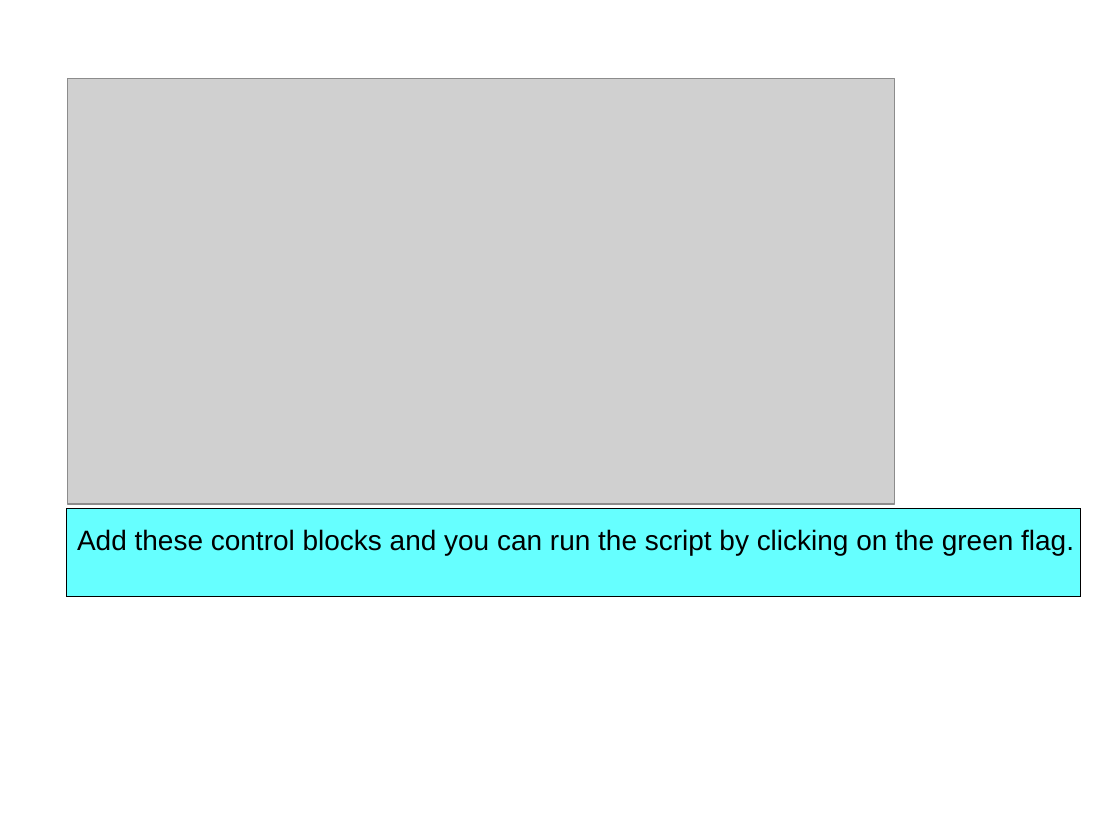
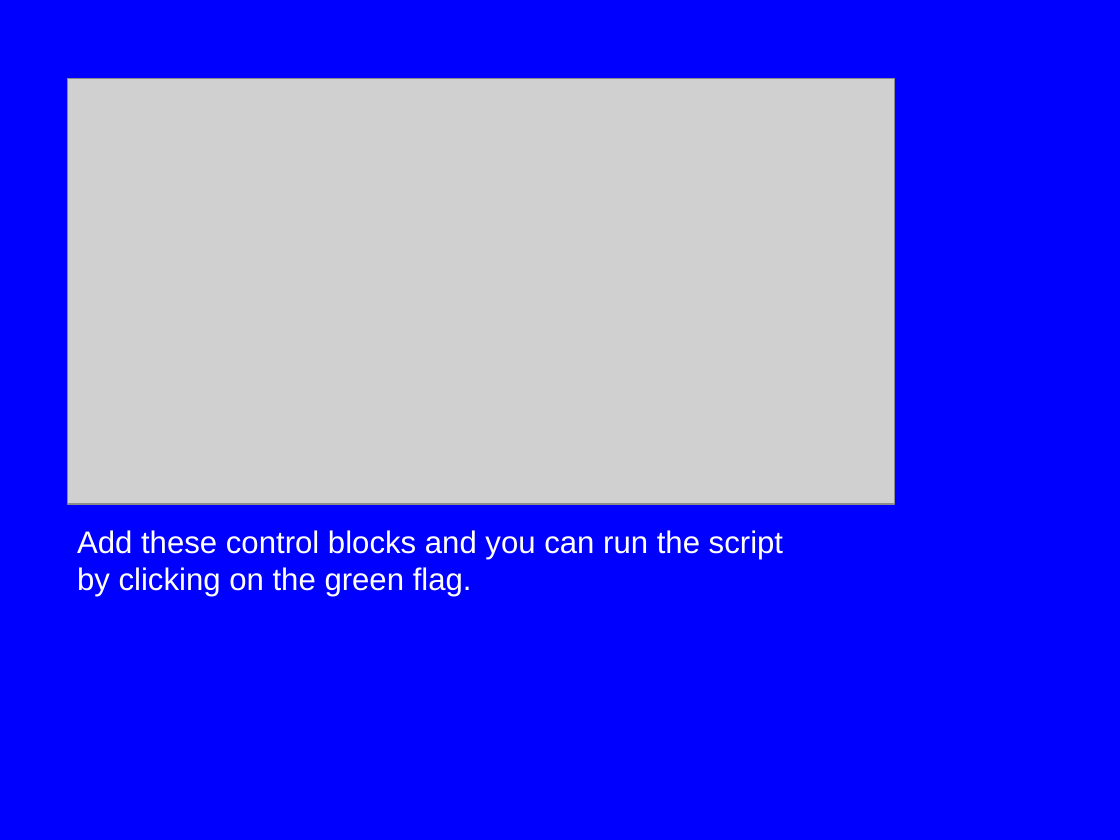
Before and after one commit to m-tranter/cathedral, a slide deck: slide 6 of scratch/scratch1.ppt. Drawn at 1120x840 pixels with LibreOffice and Linux fonts; fonts in the diff are those of the drawing; grey boxes stand for pictures. Boxes give left, top, right and bottom in pixels: in the first picture for what was removed or moved away, otherwise in the second. Text is boxed around its words. In the diff, an @@ line names an element or a change of style, - is before the commit and + after.

```diff
--- a/scratch/scratch1.ppt
+++ b/scratch/scratch1.ppt
@@ background #FFFFFF to #0000FF @@
@@ rectangle removed at (x1=66, y1=508, x2=1081, y2=597) @@
@@ text at (x1=77, y1=530, x2=783, y2=597): text changed; size 18 to 20 pt; text colour #000000 to #FFFFFF @@
-Add these control blocks and you can run the script by clicking on the green flag.
+Add these control blocks and you can run the script
+by clicking on the green flag.
```
Also in this commit, not shown: 7 other slides changed, 1 slide added, 1 slide removed, 1 other file.
